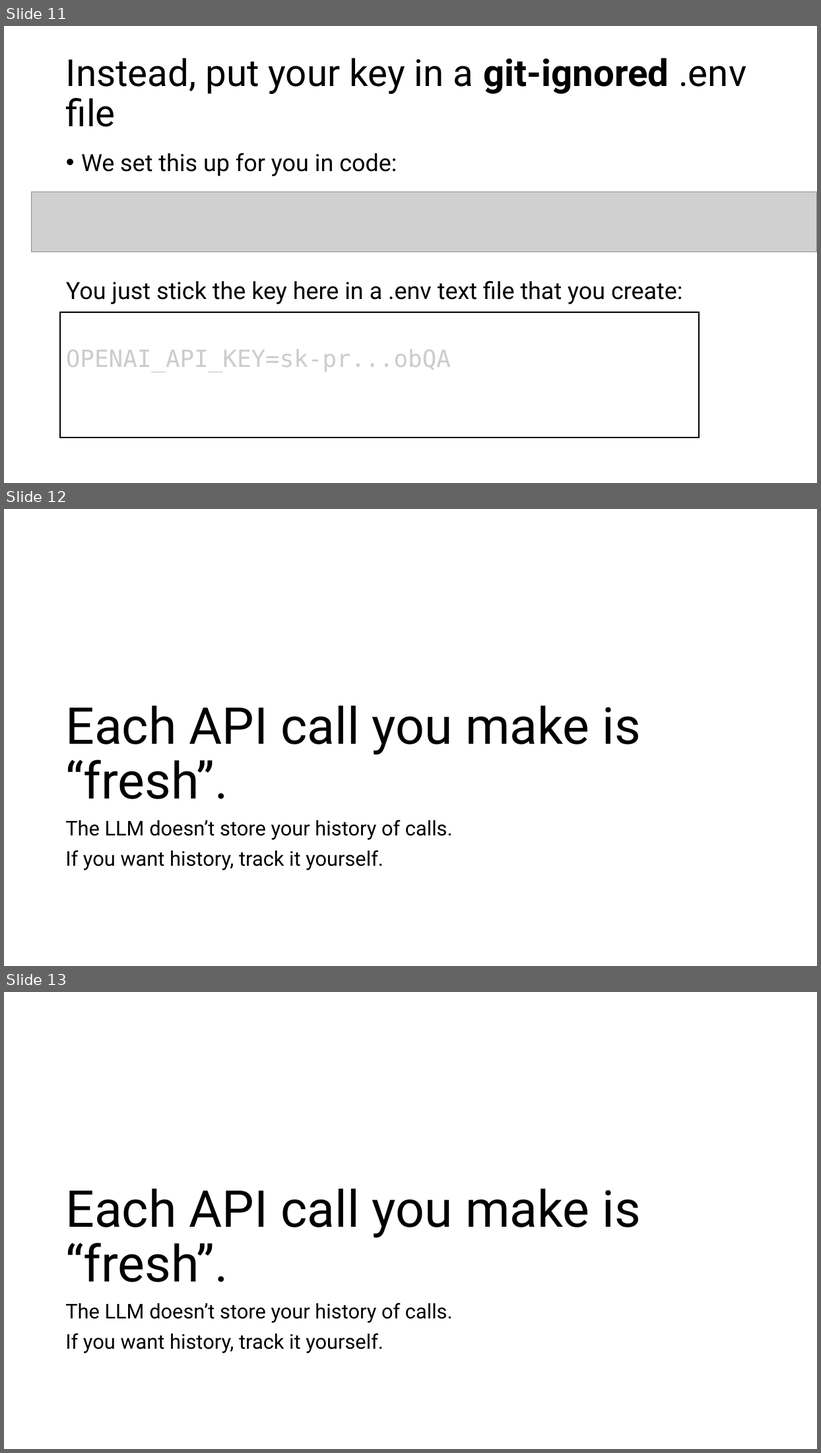
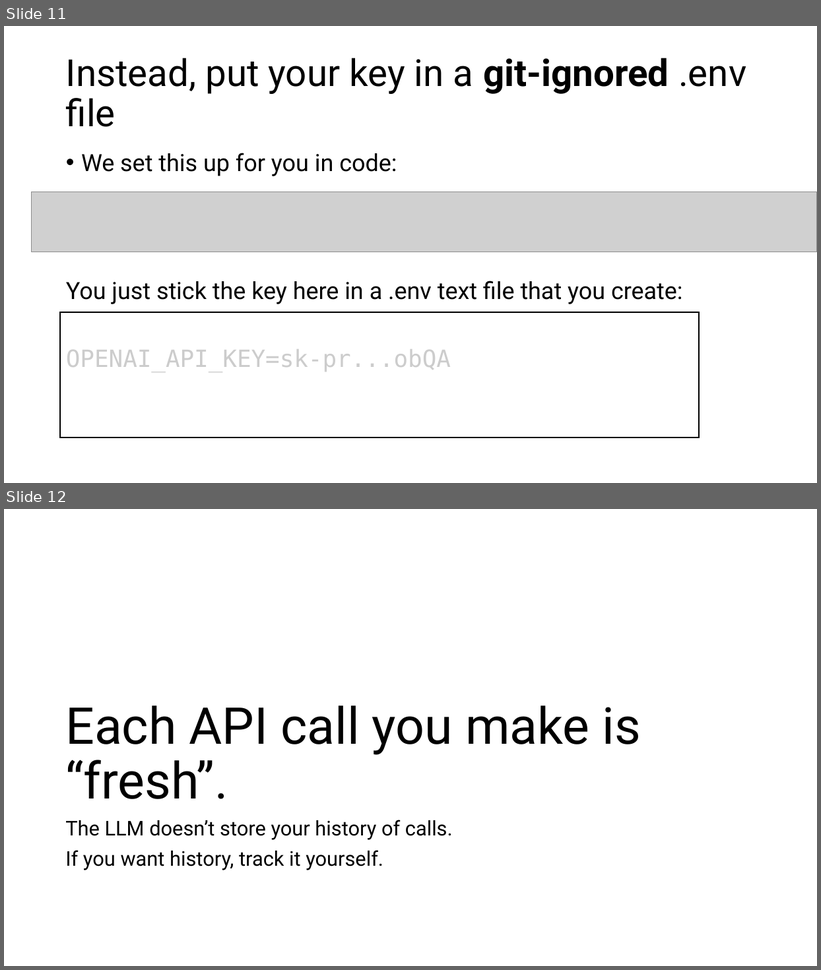
Before and after one commit to RHIT-CSSE/csse290-ai, a slide deck: ClassMaterials/Week6/Programmatic AI.pptx. Shown one above the other, each under a label of ours: slides 11, 12 and 13 before the commit, slides 11 and 12 after it. The pictures are 821x1453 and 821x970 pixels, drawn with LibreOffice and Linux fonts; fonts in the diff are those of the drawing; grey boxes stand for pictures. Boxes give left, top, right and bottom in pixels: in the first picture for what was removed or moved away, otherwise in the second. Text is boxed around its words. In the diff, an @@ line names an element or a change of style, - is before the commit and + after.

Commit message:
Tweaks

```diff
--- a/ClassMaterials/Week6/Programmatic AI.pptx
+++ b/ClassMaterials/Week6/Programmatic AI.pptx
@@ slide 12 removed at bbox=[4, 509, 817, 966], background #FFFFFF @@
@@ title removed at bbox=[65, 706, 641, 799] @@
-Each API call you make is “fresh”.
@@ text removed at bbox=[65, 820, 453, 871] @@
-The LLM doesn’t store your history of calls.
-If you want history, track it yourself.
@@ what was slide 13 is now slide 12 @@
```
